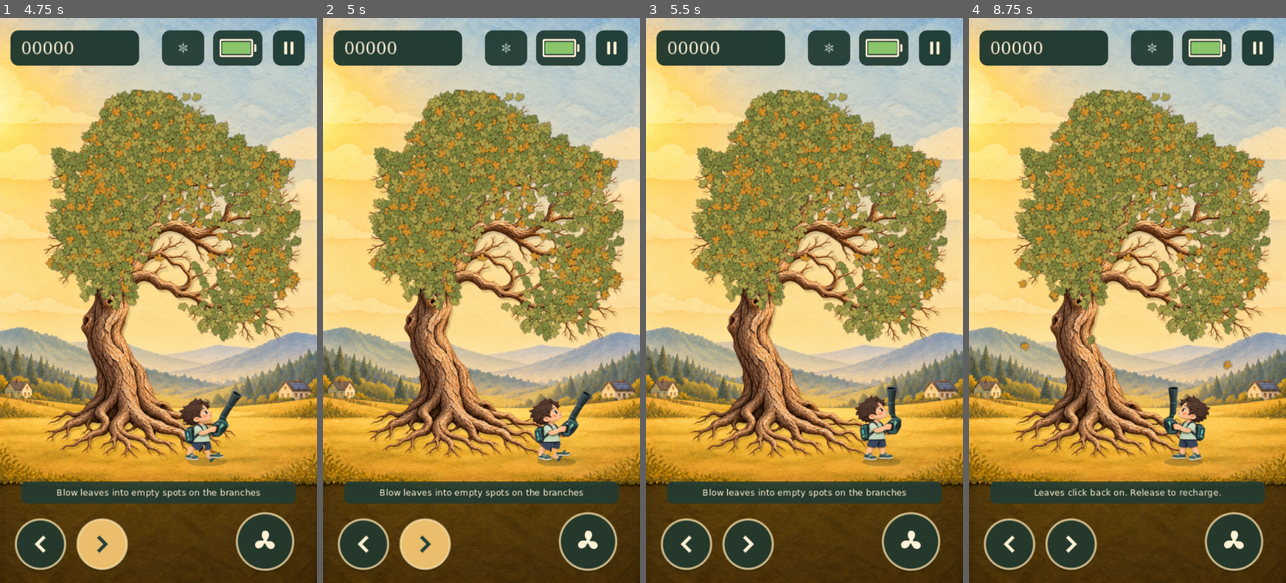
Above: before the commit, frames 1-4 (left to right).
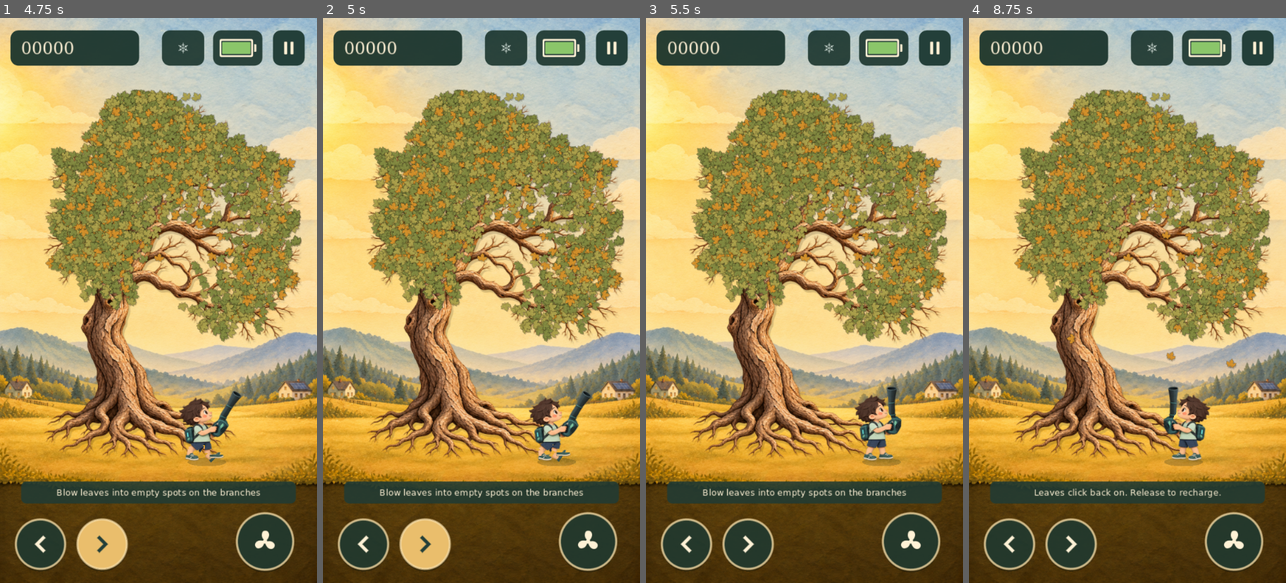
Above: after the commit, the same moments.

Repository: LostCanadian/sNOw
Game: Godot game, scene res://main.tscn
Same seed, same stepped clock (60 frames per second), same inputs: the game is played once before the commit and once after it.
Inputs (mouse positions are in pixels of both pictures, inside the frame that each line leads up to):
- Up to frame 1 (4.75 s): click "Continue / New game" at 0.5 s; click "Back to menu" at 1.25 s; click "Continue / New game" at 2 s; click "Slot 1 · New save" at 2.75 s; click "Start week 1" at 3.5 s; tap Enter at 4.25, 4.35 s; move the mouse to (228, 272) at 4.27 s; hold D from 4.28 s (still down); click (228, 272) at 4.42 s; tap Space at 4.52 s
- Up to frame 2 (5 s): keep holding D
- Up to frame 3 (5.5 s): release D at 5 s; drag from (741, 328) to (788, 413) at 5.02 s
- Up to frame 4 (8.75 s): move the mouse to (1159, 176) at 5.77 s; hold D 5.78-6.5 s; tap E at 5.85 s; drag from (1111, 413) to (1032, 215) at 6.52 s; move the mouse to (1222, 385) at 7.27 s; hold A 7.28-8 s; tap Keypad Enter at 7.35 s; tap Space at 7.52 s; drag from (1032, 215) to (1079, 159) at 8.02 s

Frame 1 is identical in both runs. In frame 2, 0.2% of the frame differs, in the area x 29-91%, y 20-38%; in frame 3, 0.3%; in frame 4, 1.0%, in the area x 15-91%, y 14-63%.

Commit message:
Steer leaves across the wind cone and shed visible canopy layers first

Diff:
--- a/scripts/canopy.gd
+++ b/scripts/canopy.gd
@@ -337,3 +337,28 @@
 			angle = (point - stem).angle() + PI / 2.0
 			result.append({"position": point, "stem": stem, "angle": angle, "leaf_id": result.size(), "attached_at": -10.0})
 	return result
+
+
+static func depth(index: int) -> float:
+	# Larger depth is drawn last, so detachment uses the same front-to-back order.
+	return 1.0 - fposmod(index * 0.754877666, 1.0)
+
+
+static func foreground_coverers(layout: Array[Dictionary]) -> Array:
+	var grid := {}
+	for i in range(layout.size()):
+		if layout[i].leaf_id < 0: continue
+		var cell := Vector2i(layout[i].position / 12.0)
+		if not grid.has(cell): grid[cell] = []
+		grid[cell].append(i)
+	var result := []
+	for i in range(layout.size()):
+		var coverers := PackedInt32Array()
+		var cell := Vector2i(layout[i].position / 12.0)
+		for dx in range(-1, 2):
+			for dy in range(-1, 2):
+				for j in grid.get(cell + Vector2i(dx, dy), []):
+					if depth(j) > depth(i) and layout[i].position.distance_squared_to(layout[j].position) < 49.0:
+						coverers.append(j)
+		result.append(coverers)
+	return result
--- a/scripts/loop.gd
+++ b/scripts/loop.gd
@@ -160,15 +160,32 @@
 func prepare_shedding() -> void:
 	# A weighted permutation without replacement: each scheduled identity is real.
 	var candidates: Array = []
-	for slot in slots:
+	var remaining := {}
+	var coverers := Canopy.foreground_coverers(slots)
+	for index in range(slots.size()):
+		var slot: Dictionary = slots[index]
 		slot.attached_at = -10.0
 		if slot.leaf_id >= 0:
 			var weight: float = COLOUR_WEIGHTS[leaf_category(slot.leaf_id)]
-			candidates.append([slot.leaf_id, -log(maxf(0.000001, rng.randf())) / weight])
+			candidates.append([index, -log(maxf(0.000001, rng.randf())) / weight])
+			remaining[index] = true
 	candidates.sort_custom(func(a, b): return a[1] < b[1])
 	shedding_order.clear()
 	var count := mini(candidates.size(), int(DIFFICULTIES[difficulty].leaves) + int(DIFFICULTIES[difficulty].increment) * (week - 1) + (120 if is_boss() else 0))
-	for i in range(count): shedding_order.append(int(candidates[i][0]))
+	for i in range(count):
+		# Peel visible leaves off each spray before releasing the leaves behind them.
+		for j in range(candidates.size()):
+			var index: int = candidates[j][0]
+			var blocked := false
+			for front in coverers[index]:
+				if remaining.has(front):
+					blocked = true
+					break
+			if blocked: continue
+			shedding_order.append(int(slots[index].leaf_id))
+			remaining.erase(index)
+			candidates.remove_at(j)
+			break
 
 
 func temperature() -> int:
@@ -326,11 +343,16 @@
 		if boss_phase() == "blast": v.y += 32.0 * dt
 		if in_gust:
 			leaf.lifted = true
-			var force: Vector2 = airflow * float(s.force)
+			var spread: float = s.width * (0.7 + height / 340.0)
+			var normalized_across := clampf(across / spread, -1, 1)
+			# Fan out from the nozzle: standing to one side now steers a leaf that way.
+			# Each leaf carries independent, smooth turbulence rather than sharing lanes.
+			var turbulence: float = sin(flutter * 1.31 + leaf.id * 2.399) * 23.0 + sin(flutter * 2.17) * 9.0
+			var force: Vector2 = airflow * float(s.force) + lateral * (normalized_across * 155.0 + turbulence)
 			# At the borders a return breeze wins over outward-directed blower force.
 			if force.x < 0: force.x *= smoothstep(-8, 48, p.x)
 			if force.x > 0: force.x *= (1.0 - smoothstep(312, 368, p.x))
-			v += (force + lateral * (-across * 0.55 + sin(flutter) * 12.0)) * dt
+			v += force * dt
 		if surge_left > 0:
 			var center := Vector2(x, GROUND - 35) + surge_offset()
 			var radial: Vector2 = p - center
--- a/scripts/main.gd
+++ b/scripts/main.gd
@@ -115,7 +115,7 @@
 	character_region = Rect2(CARETAKER.get_image().get_used_rect())
 	leaf_region = Rect2(PAPER_LEAF.get_image().get_used_rect())
 	var canopy_order: Array = range(Canopy.SLOT_COUNT)
-	canopy_order.sort_custom(func(a, b): return fmod(a * 0.754877666, 1.0) > fmod(b * 0.754877666, 1.0))
+	canopy_order.sort_custom(func(a, b): return Canopy.depth(a) < Canopy.depth(b))
 	canopy_rank.resize(Canopy.SLOT_COUNT)
 	for i in range(canopy_order.size()): canopy_rank[canopy_order[i]] = i
 	canopy_batch = make_canopy_batch()
--- a/tests/test_animation_seasons.gd
+++ b/tests/test_animation_seasons.gd
@@ -35,14 +35,14 @@
 	check(colours[2] == 0 and colours[3] == 0 and colours[0] > 2200 and colours[1] > 400,"week one is predominantly green with yellow and no orange/red")
 	check(monotonic,"each identity progresses through seasonal colours without turning green again")
 	var initial_yellow: int = game.shedding_order.filter(func(id): return game.leaf_category(id) == 1).size()
-	check(float(initial_yellow) / game.week_leaf_count() > float(colours[1]) / 2880 * 2,"yellow foliage is more likely to shed than the much larger green population")
+	check(float(initial_yellow) / game.week_leaf_count() > float(colours[1]) / 2880 * 1.4,"yellow foliage is more likely to shed than the much larger green population")
 	var first_rate: float = game.shed_batch_size() / game.shedding_interval()
 	check(game.shed_batch_size() == 4,"the opening event is a small four-leaf group")
 	game.week = 12
 	game.prepare_shedding()
 	var shedding := [0,0,0,0]
 	for id in game.shedding_order: shedding[game.leaf_category(id)] += 1
-	check(float(shedding[3]) / game.week_leaf_count() > 0.75 and shedding[2] > 20 and shedding[1] > 0 and shedding[0] < 10,"late shedding is mostly red, mixed with orange/yellow and occasional green")
+	check(float(shedding[3]) / game.week_leaf_count() > 0.65 and shedding[2] > 20 and shedding[1] > 0 and shedding[0] < 10,"late shedding is mostly red, mixed with orange/yellow and occasional green")
 	check(game.shed_batch_size() == 10 and first_rate < game.shed_batch_size() / game.shedding_interval() * 0.4,"the gentle opening rate advances to the previous late-game intensity")
 	var again = Loop.new(55)
 	check(again.shedding_order == Loop.new(55).shedding_order,"weighted selection is repeatable from a seed")
--- /dev/null
+++ b/tests/test_leaf_polish.gd
@@ -0,0 +1,41 @@
+extends SceneTree
+const Loop = preload("res://scripts/loop.gd")
+var failures := 0
+var checks := 0
+func check(ok: bool, label: String) -> void:
+	checks += 1
+	if not ok:
+		failures += 1
+		push_error(label)
+func _initialize() -> void:
+	var game = Loop.new(55)
+	var coverers := Loop.Canopy.foreground_coverers(game.slots)
+	var released := {}
+	var visible := true
+	for id in game.shedding_order:
+		var index: int = game.find_attached_leaf(id)
+		for front in coverers[index]: visible = visible and released.has(front)
+		released[index] = true
+	check(visible, "each scheduled leaf is exposed before its turn, using the renderer's actual draw order")
+	var velocities := []
+	for across in [-36, 0, 36]:
+		game = Loop.new(77)
+		game.spawn_leaf()
+		game.spawn_timer = 999
+		game.leaves[0].position = game.nozzle() + Vector2(across, -60)
+		game.leaves[0].velocity = Vector2.ZERO
+		game.step(1.0 / 60, 0, true)
+		velocities.append(game.leaves[0].velocity.x)
+	check(velocities[0] < velocities[1] - 1 and velocities[2] > velocities[1] + 1, "left, center and right cone positions produce progressively rightward forces")
+	game = Loop.new(9)
+	game.spawn_leaf()
+	game.spawn_leaf()
+	game.spawn_timer = 999
+	for leaf in game.leaves:
+		leaf.position = game.nozzle() + Vector2(0,-60)
+		leaf.velocity = Vector2.ZERO
+	game.step(1.0/60,0,true)
+	check(absf(game.leaves[0].velocity.x-game.leaves[1].velocity.x) > 0.05, "overlapping leaves receive independent turbulence rather than one shared horizontal lane")
+	check(game.attached_count() + game.leaves.size() == Loop.Canopy.SLOT_COUNT, "new detachment and airflow preserve actual leaf identities")
+	print("Leaf polish: %d checks, %d failures" % [checks,failures])
+	quit(1 if failures else 0)
--- a/tests/test_progression.gd
+++ b/tests/test_progression.gd
@@ -24,9 +24,10 @@
 	var velocities := []
 	for axis in [-1, 0, 1]:
 		var sample = Loop.new(77)
+		for frame in range(12): sample.step(1.0 / 60, axis, false)
 		sample.spawn_leaf()
 		sample.spawn_timer = 999
-		sample.leaves[0].position = sample.nozzle() + Vector2(0, -100)
+		sample.leaves[0].position = sample.nozzle() + sample.air_axis() * 100
 		sample.leaves[0].velocity = Vector2.ZERO
 		sample.step(1.0 / 60, axis, true)
 		velocities.append(sample.leaves[0].velocity.x)
Not shown, changed: docs/BETA_POLISH.md
